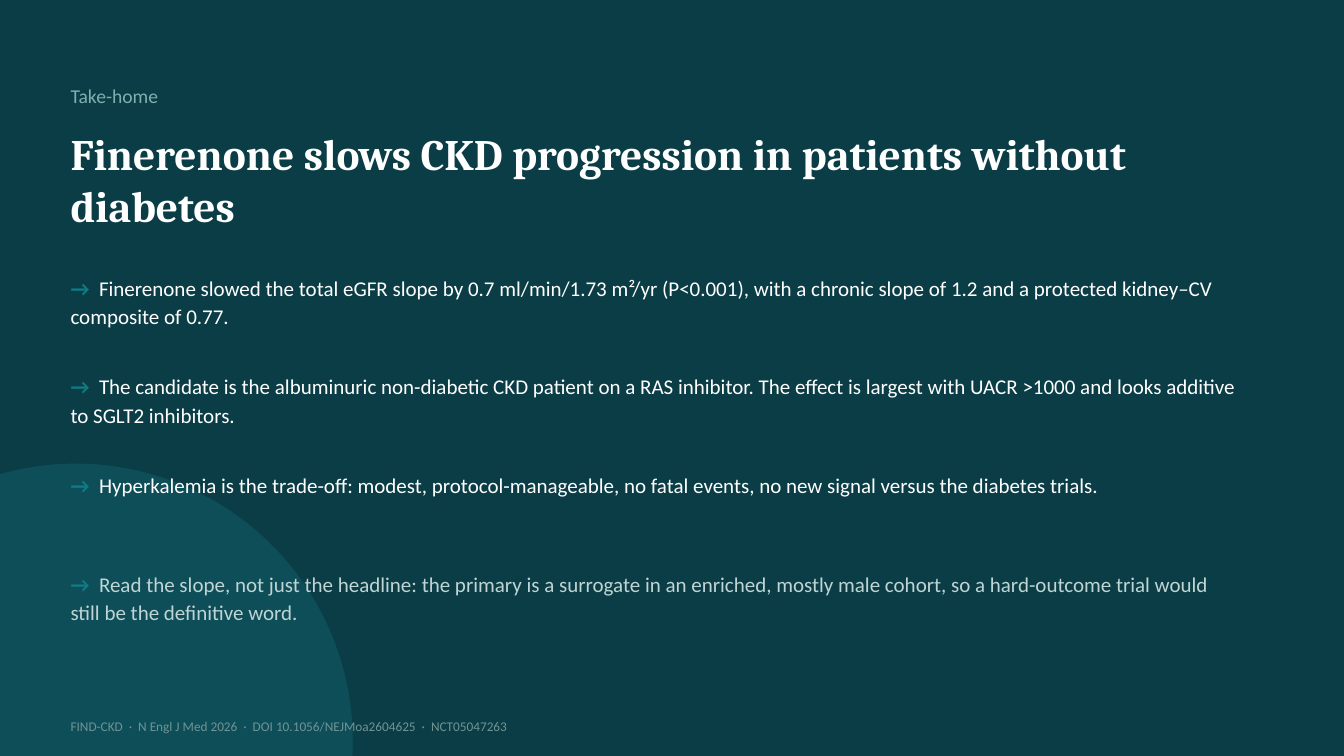
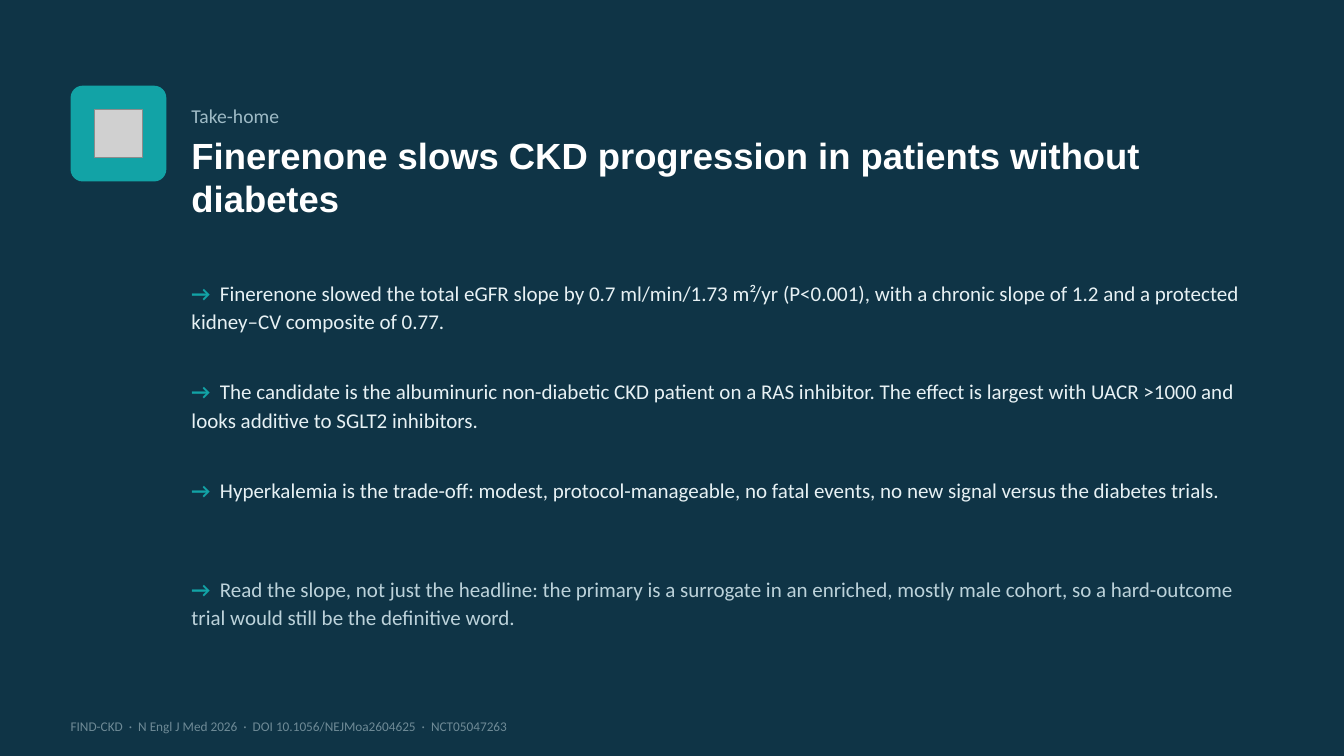
Before and after one commit to azbargarawan-sudo/clickwriting-landing, a slide deck: slide 28 of FIND-CKD.pptx (slide 17 before the commit). Drawn at 1344x756 pixels with LibreOffice and Linux fonts; fonts in the diff are those of the drawing; grey boxes stand for pictures. Boxes give left, top, right and bottom in pixels: in the first picture for what was removed or moved away, otherwise in the second. Text is boxed around its words. In the diff, an @@ line names an element or a change of style, - is before the commit and + after.

```diff
--- a/FIND-CKD.pptx
+++ b/FIND-CKD.pptx
@@ background #0B3D46 to #0F3446 @@
@@ rounded rectangle added at [71, 86, 166, 181], fill #12A3A6 @@
@@ picture added at [95, 110, 142, 157] @@
@@ text "Take-home": place and size @@
-text "Take-home" at [71, 89, 159, 103]
+text "Take-home" at [191, 109, 279, 123]
@@ text "Take-home" at [191, 109, 279, 123]: text colour #7FB0B0 to #9FBBC6 @@
@@ text "Finerenone slows CKD progression in ...": place and size @@
-text "Finerenone slows CKD progression in ..." at [71, 139, 1126, 223]
+text "Finerenone slows CKD progression in ..." at [191, 142, 1139, 213]
@@ text "Finerenone slows CKD progression in ..." at [191, 142, 1139, 213]: size 31 to 26 pt, font Cambria to Arial @@
@@ text "→ Finerenone slowed the total ...": place and size @@
-text "→ Finerenone slowed the total ..." at [71, 280, 1212, 328]
+text "→ Finerenone slowed the total ..." at [191, 285, 1238, 333]
@@ text "→ The candidate is the ...": place and size @@
-text "→ The candidate is the ..." at [71, 379, 1234, 423]
+text "→ The candidate is the ..." at [191, 384, 1233, 428]
@@ ellipse removed at [0, 464, 353, 756] @@
@@ text colour #0E7C86 to #12A3A6 in "→"; text colour #FFFFFF to #E7F1F4 in 3 elements at [191, 285, 1238, 333], [191, 384, 1233, 428], [220, 483, 1219, 502] @@
@@ text "→ Hyperkalemia is the trade-off: ...": place and size @@
-text "→ Hyperkalemia is the trade-off: ..." at [99, 478, 1098, 497]
+text "→ Hyperkalemia is the trade-off: ..." at [220, 483, 1219, 502]
@@ text "→ Read the slope, not ...": place and size @@
-text "→ Read the slope, not ..." at [71, 577, 1208, 620]
+text "→ Read the slope, not ..." at [191, 582, 1232, 625]
@@ text "→ Read the slope, not ..." at [191, 582, 1232, 625]: text colour #0E7C86 to #12A3A6 in "→"; text colour #BFD4D4 to #BCD2DA @@
@@ text "FIND-CKD · N Engl J ..." at [71, 722, 507, 733]: text colour #6F9494 to #6E8A96 @@
```
Also in this commit, not shown: 16 other slides changed, 11 slides added.
